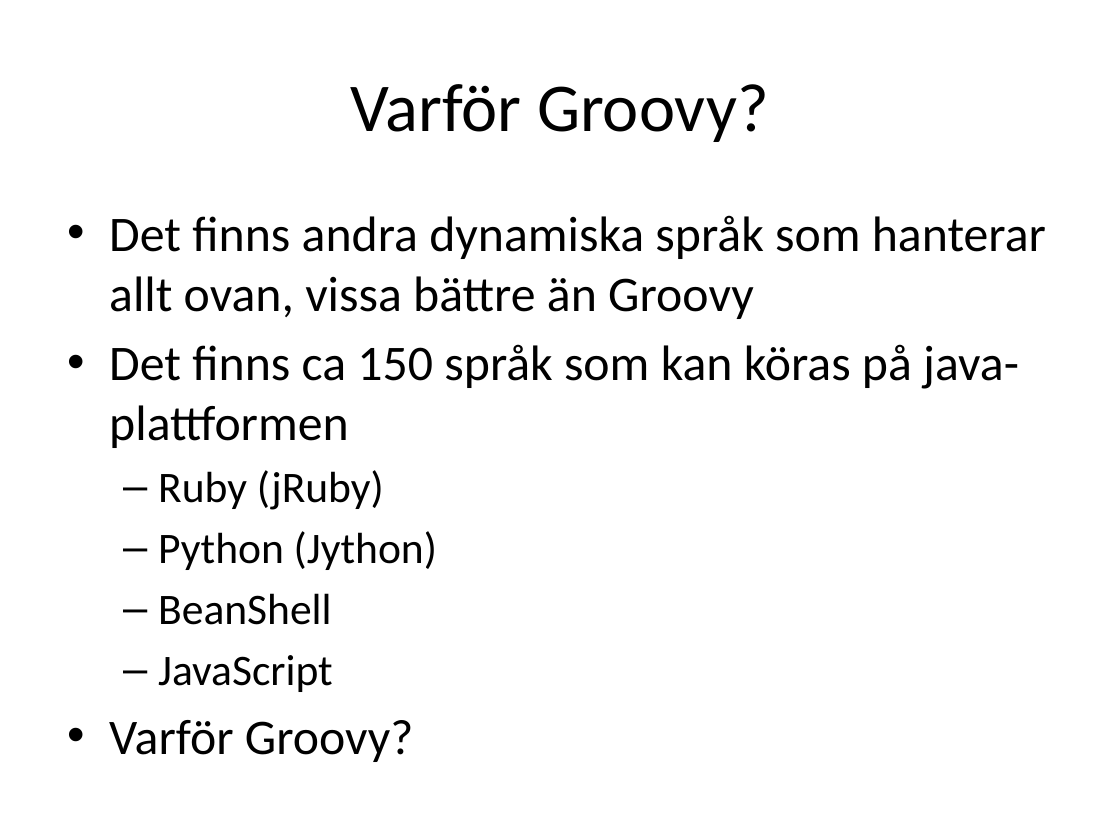
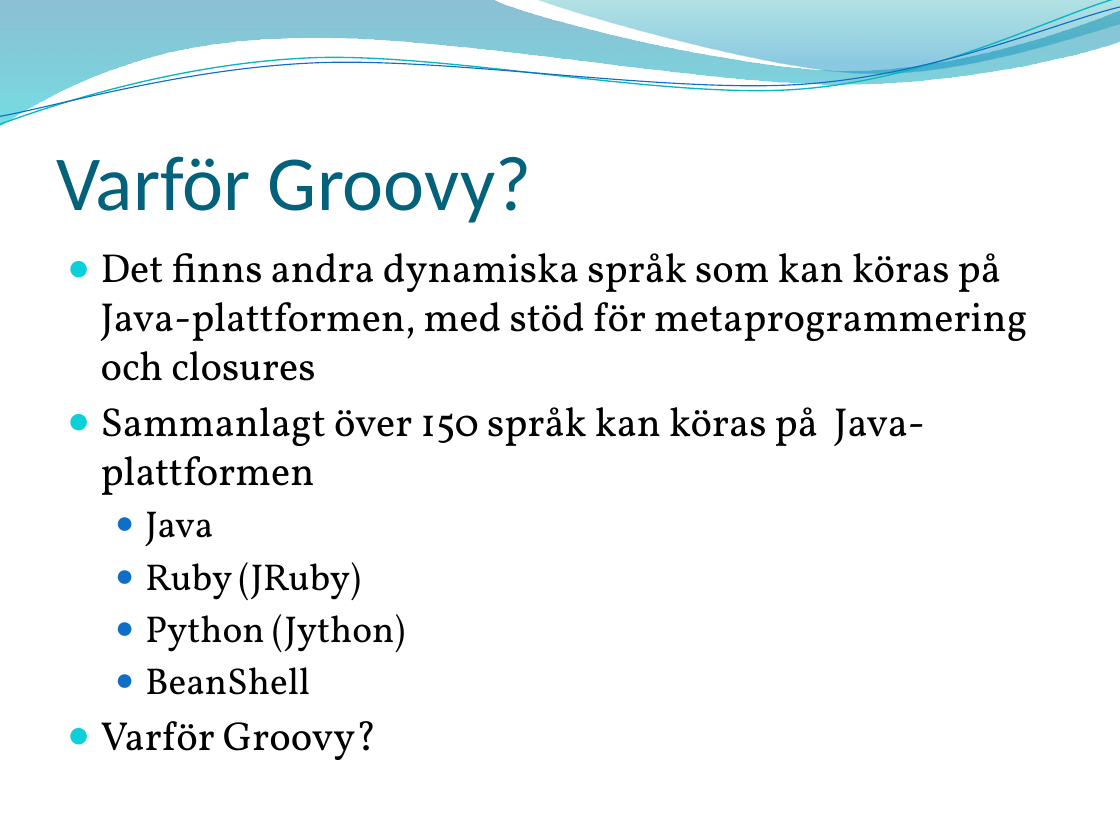
Before and after one commit to me97esn/groovyseminarium, a slide deck: slide 18 of groovyseminarie/dokument/groovyseminarium_source.pptx (slide 20 before the commit). Drawn at 1120x840 pixels with LibreOffice and Linux fonts; fonts in the diff are those of the drawing; background and template pictures are left out. Boxes give left, top, right and bottom in pixels: in the first picture for what was removed or moved away, otherwise in the second. Text is boxed around its words. In the diff, an @@ line names an element or a change of style, - is before the commit and + after.

```diff
--- a/groovyseminarie/dokument/groovyseminarium_source.pptx
+++ b/groovyseminarie/dokument/groovyseminarium_source.pptx
@@ freeform shape added at bbox=[0, 0, 1120, 127], fill gradient #0074A1 to #00C6CF @@
@@ freeform shape added at bbox=[0, 0, 1120, 131], outline #0AB8BF 0.85 pt @@
@@ freeform shape added at bbox=[0, 7, 1120, 125], outline #0F6FC6 0.75 pt @@
@@ freeform shape added at bbox=[536, 0, 1120, 77], fill gradient #00A1A9 to #008BBF @@
@@ title "Varför Groovy?": place and size @@
-title "Varför Groovy?" at bbox=[351, 84, 769, 142]
+title "Varför Groovy?" at bbox=[56, 156, 531, 223]
@@ title "Varför Groovy?" at bbox=[56, 156, 531, 223]: size 44 to 50 pt, text colour #000000 to #04617B; alignment centre to left; vertical alignment middle to bottom @@
@@ text "Det finns andra dynamiska språk ...": place and size @@
-text "Det finns andra dynamiska språk ..." at bbox=[109, 215, 1046, 762]
+text "Det finns andra dynamiska språk ..." at bbox=[101, 253, 1027, 760]
@@ text at bbox=[101, 253, 1027, 600]: text changed; size 32 to 26 pt; font Calibri to Vollkorn @@
-• Det finns andra dynamiska språk som hanterar allt ovan, vissa bättre än Groovy
-• Det finns ca 150 språk som kan köras på java-plattformen
-  – Ruby (jRuby)
+● Det finns andra dynamiska språk som kan köras på Java-plattformen, med stöd för metaprogrammering och closures
+● Sammanlagt över 150 språk kan köras på Java-plattformen
+  ● Java
+  ● Ruby (JRuby)
@@ text at bbox=[101, 614, 405, 760]: size 28 to 24 pt in "Python (Jython)", "BeanShell"; font Calibri to Vollkorn in "Python (Jython)", "BeanShell", "Varför Groovy?"; size 32 to 26 pt in "Varför Groovy?"; bullet – to ●; bullet • to ●; less space between paragraphs @@
@@ text at bbox=[158, 655, 333, 692]: paragraph removed @@
-  – JavaScript
```
Also in this commit, not shown: 56 other slides changed, 3 slides added, 5 slides removed, 3 other files.
